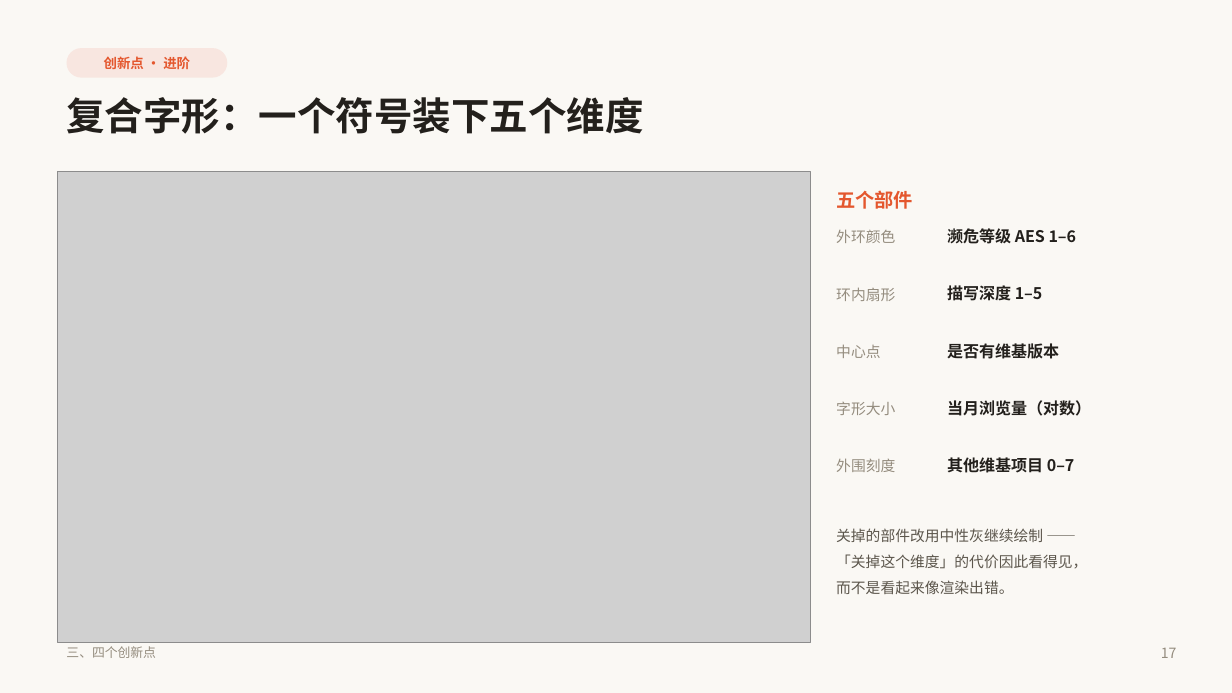
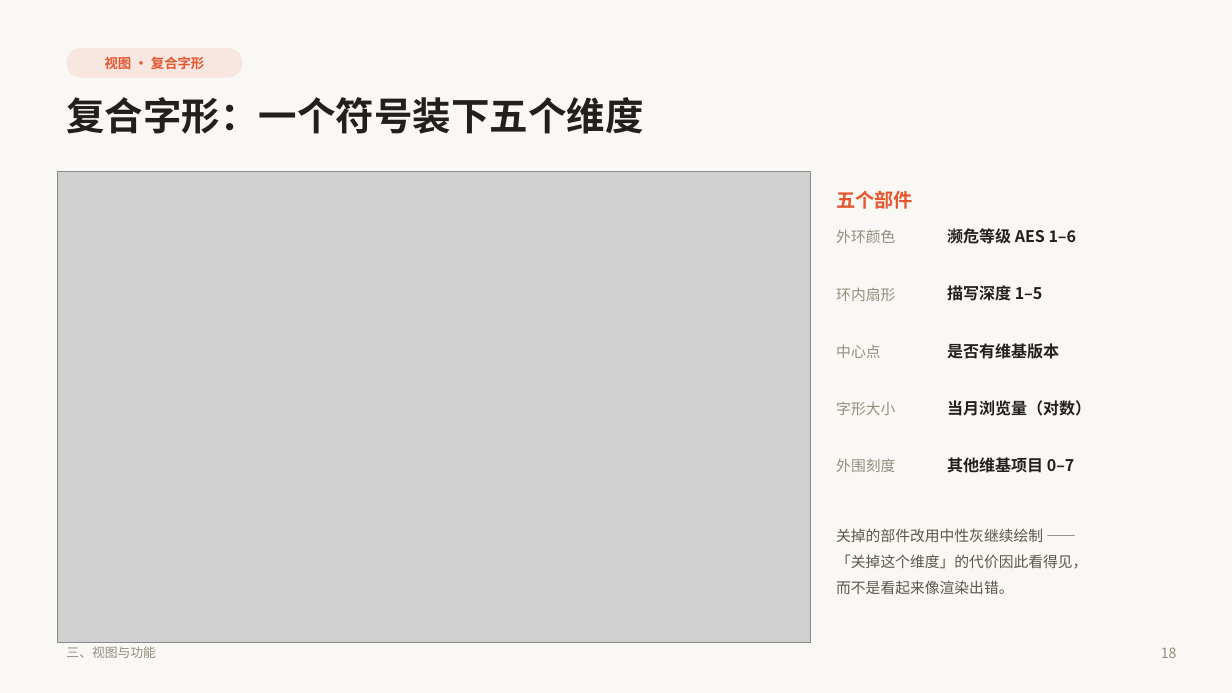
Before and after one commit to quvro/world-language-vitality-map, a slide deck: slide 18 of paper/世界语言赛博活力图谱_答辩PPT.pptx (slide 17 before the commit). Drawn at 1232x693 pixels with LibreOffice and Linux fonts; fonts in the diff are those of the drawing; grey boxes stand for pictures. Boxes give left, top, right and bottom in pixels: in the first picture for what was removed or moved away, otherwise in the second. Text is boxed around its words. In the diff, an @@ line names an element or a change of style, - is before the commit and + after.

Commit message:
﻿refactor(ppt): 二三两部分按新大纲重排
用户要求：第二部分讲系统架构 / 数据来源 / 搭建过程，第三部分详细讲视图与功能。

第二部分（9–12）
  9  章节页
  10 五个来源，四套互不重叠的记录口径      ← 数据来源
  11 搭建过程：从公开接口到一份数据契约    ← 新增
  12 四层架构：采集 → 处理 → 可视化 → 交互 ← 系统架构
     · 新增页按四步讲：抓取 / 清洗 / 建库 / 前端
     · 清洗那一步重点讲实体对齐（WALS 码、Glottocode、ISO 639-3 三方映射）

第三部分（13–21）
  · 标题从「三、四个创新点」改为「三、视图与功能」
  · 各页 kicker 从「创新点 N」改为视图 / 功能 / 方法论 / 交互
  · 页脚同步为「三、视图与功能」
  · 六个视图总览移到架构页之后，作为进入第三部分的过渡

顺带交换了「搭建过程」与「架构」的先后：先讲怎么搭出来的，
再讲为什么这么分层，比反过来顺。

```diff
--- a/paper/世界语言赛博活力图谱_答辩PPT.pptx
+++ b/paper/世界语言赛博活力图谱_答辩PPT.pptx
@@ rounded rectangle "视图 · 复合字形": place and size @@
-rounded rectangle "视图 · 复合字形" at box(67, 48, 227, 78)
+rounded rectangle "视图 · 复合字形" at box(67, 48, 243, 78)
@@ text in rounded rectangle at box(105, 54, 205, 72): text changed @@
-创新点 · 进阶
+视图 · 复合字形
@@ text at box(66, 646, 156, 658): text changed @@
-三、四个创新点
+三、视图与功能
@@ text at box(1161, 647, 1177, 658): text changed @@
-17
+18
```
Also in this commit, not shown: 12 other slides changed, 1 slide added, 4 other files.
